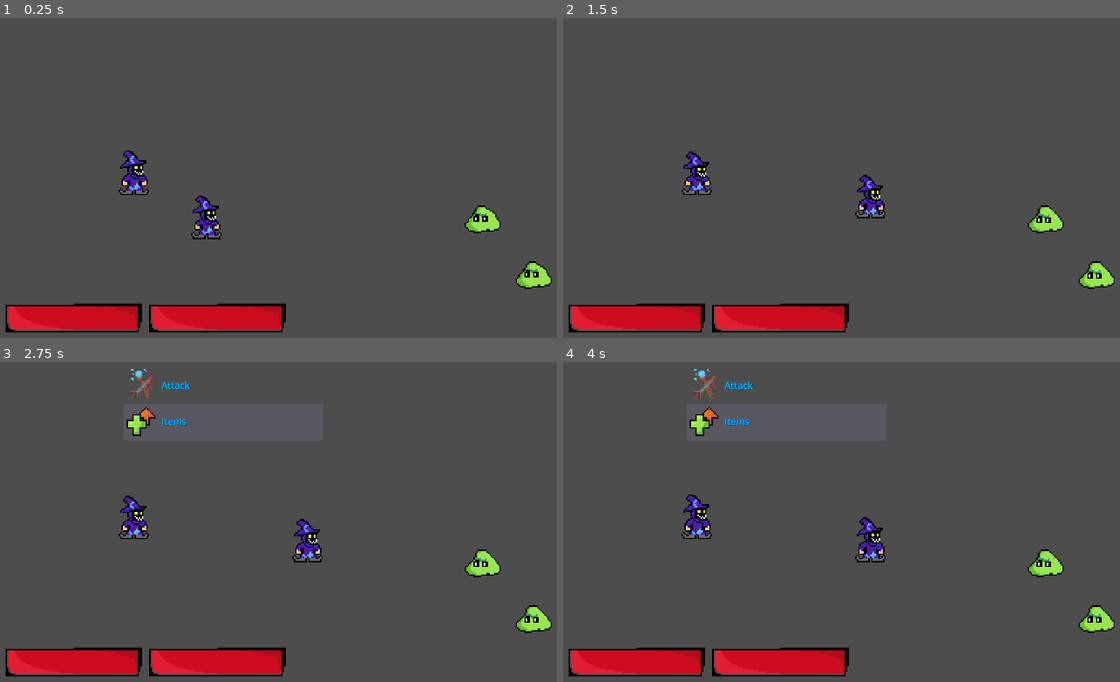
Above: before the commit, frames 1-4 (two rows, left to right).
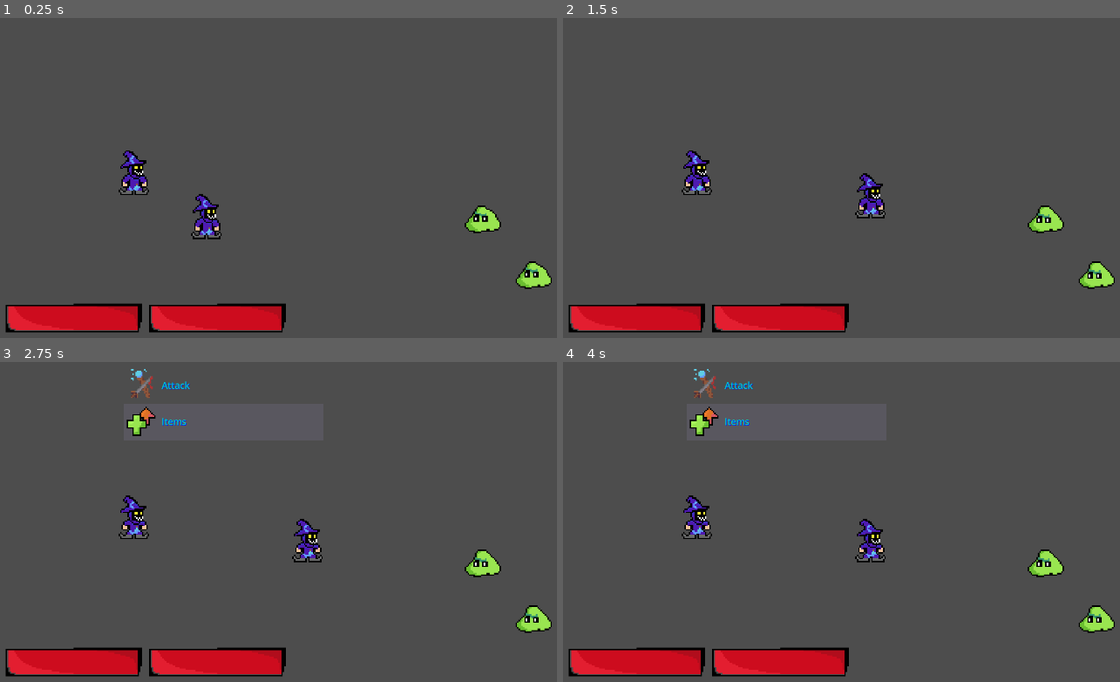
Above: after the commit, the same moments.

Repository: itsAlemao/Turn-based-game
Game: Godot game, scene res://scenes/game.tscn
Two runs of this game, one before a commit and one after it. Both use one fixed random seed, a clock stepped at 60 frames per second and the inputs below.
Inputs:
- Up to frame 1 (0.25 s): no input
- Up to frame 2 (1.5 s): tap Enter (menu_enter) at 0.5 s; hold Up (menu_up) 0.53-1.28 s; hold Left (menu_back) from 1.28 s (still down)
- Up to frame 3 (2.75 s): release Left (menu_back) at 2.03 s; hold Up (menu_up) from 2.03 s (still down)
- Up to frame 4 (4 s): release Up (menu_up) at 3.53 s; hold Left (menu_back) from 3.53 s (still down)

The runs differ from the first frame. In frame 1, 0.3% of the frame differs, in the area x 21-40%, y 50-68%; in frame 2, 0.4%; in frame 3, 0.1%; in frame 4, 0.4%, in the area x 21-58%, y 41-62%.

Commit message:
animation tree and logic added

Diff:
--- a/scenes/game.tscn
+++ b/scenes/game.tscn
@@ -6,7 +6,6 @@
 [ext_resource type="Texture2D" uid="uid://b7j6vx6rimb2u" path="res://assets/sprites/backgroundPlains.png" id="2_p57ef"]
 [ext_resource type="PackedScene" uid="uid://dakj23hmickya" path="res://scenes/slime.tscn" id="4_iywne"]
 [ext_resource type="Resource" uid="uid://ojiijbw5dq6d" path="res://resources/enemies/slime.tres" id="4_p57ef"]
-[ext_resource type="Resource" uid="uid://ff5e88i702fq" path="res://resources/players/Player2.tres" id="5_u5sy4"]
 
 [node name="Fight" type="Node2D"]
 script = ExtResource("1_yqjtg")
@@ -31,8 +30,6 @@
 [node name="Player2" parent="Characters/Players" instance=ExtResource("1_uwrxv")]
 position = Vector2(-320, 68)
 scale = Vector2(4, 4)
-frame_progress = 0.0
-_player = ExtResource("5_u5sy4")
 
 [node name="Enemies" type="Node" parent="Characters"]
 
--- a/scenes/player.tscn
+++ b/scenes/player.tscn
@@ -1,16 +1,13 @@
-[gd_scene load_steps=9 format=3 uid="uid://6timmj68hnxr"]
+[gd_scene load_steps=21 format=3 uid="uid://6timmj68hnxr"]
 
 [ext_resource type="Texture2D" uid="uid://qgae6fh21jft" path="res://assets/sprites/pg walking.png" id="1_4flbx"]
 [ext_resource type="Script" uid="uid://duqux6jf37gol" path="res://scripts/models/player.gd" id="1_g2els"]
 [ext_resource type="Resource" uid="uid://li73vb8hor3o" path="res://resources/players/Player1.tres" id="3_qhqgy"]
+[ext_resource type="Texture2D" uid="uid://dbkfypivecd4h" path="res://assets/sprites/pgAnimationsGrid.png" id="4_dqkch"]
 
 [sub_resource type="AtlasTexture" id="AtlasTexture_g2els"]
 atlas = ExtResource("1_4flbx")
 region = Rect2(0, 0, 32, 32)
-
-[sub_resource type="AtlasTexture" id="AtlasTexture_qhqgy"]
-atlas = ExtResource("1_4flbx")
-region = Rect2(32, 0, 32, 32)
 
 [sub_resource type="AtlasTexture" id="AtlasTexture_dqkch"]
 atlas = ExtResource("1_4flbx")
@@ -20,6 +17,14 @@
 atlas = ExtResource("1_4flbx")
 region = Rect2(96, 0, 32, 32)
 
+[sub_resource type="AtlasTexture" id="AtlasTexture_qhqgy"]
+atlas = ExtResource("1_4flbx")
+region = Rect2(32, 0, 32, 32)
+
+[sub_resource type="AtlasTexture" id="AtlasTexture_tuyoq"]
+atlas = ExtResource("4_dqkch")
+region = Rect2(0, 64, 32, 32)
+
 [sub_resource type="SpriteFrames" id="SpriteFrames_g2els"]
 animations = [{
 "frames": [{
@@ -27,24 +32,163 @@
 "texture": SubResource("AtlasTexture_g2els")
 }, {
 "duration": 1.0,
-"texture": SubResource("AtlasTexture_qhqgy")
-}, {
-"duration": 1.0,
 "texture": SubResource("AtlasTexture_dqkch")
 }, {
 "duration": 1.0,
 "texture": SubResource("AtlasTexture_qlg0r")
+}, {
+"duration": 1.0,
+"texture": SubResource("AtlasTexture_qhqgy")
 }],
 "loop": true,
 "name": &"Idle",
 "speed": 7.0
+}, {
+"frames": [{
+"duration": 1.0,
+"texture": SubResource("AtlasTexture_tuyoq")
+}],
+"loop": true,
+"name": &"anim2",
+"speed": 5.0
 }]
 
-[node name="Player" type="AnimatedSprite2D" groups=["players"]]
-sprite_frames = SubResource("SpriteFrames_g2els")
+[sub_resource type="Animation" id="Animation_fjrip"]
+resource_name = "Idle"
+length = 0.4
+loop_mode = 1
+tracks/0/type = "value"
+tracks/0/imported = false
+tracks/0/enabled = true
+tracks/0/path = NodePath("Player:frame")
+tracks/0/interp = 1
+tracks/0/loop_wrap = true
+tracks/0/keys = {
+"times": PackedFloat32Array(0, 0.1, 0.2, 0.3),
+"transitions": PackedFloat32Array(1, 1, 1, 1),
+"update": 1,
+"values": [0, 1, 2, 3]
+}
+tracks/1/type = "value"
+tracks/1/imported = false
+tracks/1/enabled = true
+tracks/1/path = NodePath("Player:animation")
+tracks/1/interp = 1
+tracks/1/loop_wrap = true
+tracks/1/keys = {
+"times": PackedFloat32Array(0),
+"transitions": PackedFloat32Array(1),
+"update": 1,
+"values": [&"Idle"]
+}
+
+[sub_resource type="Animation" id="Animation_smehm"]
+length = 0.001
+tracks/0/type = "value"
+tracks/0/imported = false
+tracks/0/enabled = true
+tracks/0/path = NodePath("Player:frame")
+tracks/0/interp = 1
+tracks/0/loop_wrap = true
+tracks/0/keys = {
+"times": PackedFloat32Array(0),
+"transitions": PackedFloat32Array(1),
+"update": 1,
+"values": [0]
+}
+tracks/1/type = "value"
+tracks/1/imported = false
+tracks/1/enabled = true
+tracks/1/path = NodePath("Player:animation")
+tracks/1/interp = 1
+tracks/1/loop_wrap = true
+tracks/1/keys = {
+"times": PackedFloat32Array(0),
+"transitions": PackedFloat32Array(1),
+"update": 1,
+"values": [&"Idle"]
+}
+
+[sub_resource type="Animation" id="Animation_dqkch"]
+resource_name = "anim2"
+length = 0.4
+loop_mode = 1
+tracks/0/type = "value"
+tracks/0/imported = false
+tracks/0/enabled = true
+tracks/0/path = NodePath("Player:frame")
+tracks/0/interp = 1
+tracks/0/loop_wrap = true
+tracks/0/keys = {
+"times": PackedFloat32Array(0),
+"transitions": PackedFloat32Array(1),
+"update": 1,
+"values": [0]
+}
+tracks/1/type = "value"
+tracks/1/imported = false
+tracks/1/enabled = true
+tracks/1/path = NodePath("Player:animation")
+tracks/1/interp = 1
+tracks/1/loop_wrap = true
+tracks/1/keys = {
+"times": PackedFloat32Array(0),
+"transitions": PackedFloat32Array(1),
+"update": 1,
+"values": [&"anim2"]
+}
+
+[sub_resource type="AnimationLibrary" id="AnimationLibrary_ur7pv"]
+_data = {
+&"Idle": SubResource("Animation_fjrip"),
+&"RESET": SubResource("Animation_smehm"),
+&"anim2": SubResource("Animation_dqkch")
+}
+
+[sub_resource type="AnimationNodeAnimation" id="AnimationNodeAnimation_dqkch"]
 animation = &"Idle"
-autoplay = "Idle"
-frame = 3
-frame_progress = 0.6704118
+
+[sub_resource type="AnimationNodeAnimation" id="AnimationNodeAnimation_qlg0r"]
+animation = &"anim2"
+
+[sub_resource type="AnimationNodeStateMachineTransition" id="AnimationNodeStateMachineTransition_tuyoq"]
+advance_mode = 2
+
+[sub_resource type="AnimationNodeStateMachineTransition" id="AnimationNodeStateMachineTransition_fjrip"]
+advance_mode = 2
+advance_expression = "attacking"
+
+[sub_resource type="AnimationNodeStateMachineTransition" id="AnimationNodeStateMachineTransition_smehm"]
+advance_mode = 2
+advance_expression = "!attacking || true"
+
+[sub_resource type="AnimationNodeStateMachine" id="AnimationNodeStateMachine_3v2ag"]
+states/End/position = Vector2(875, 122)
+states/Idle/node = SubResource("AnimationNodeAnimation_dqkch")
+states/Idle/position = Vector2(341.9553, 122)
+states/Start/position = Vector2(188, 122)
+states/other/node = SubResource("AnimationNodeAnimation_qlg0r")
+states/other/position = Vector2(552.9553, 122)
+transitions = ["Start", "Idle", SubResource("AnimationNodeStateMachineTransition_tuyoq"), "Idle", "other", SubResource("AnimationNodeStateMachineTransition_fjrip"), "other", "Idle", SubResource("AnimationNodeStateMachineTransition_smehm")]
+graph_offset = Vector2(-218.04471, -18)
+
+[node name="Node2D" type="Node2D"]
 script = ExtResource("1_g2els")
 _player = ExtResource("3_qhqgy")
+
+[node name="Player" type="AnimatedSprite2D" parent="." groups=["players"]]
+sprite_frames = SubResource("SpriteFrames_g2els")
+animation = &"anim2"
+frame_progress = 0.28755572
+
+[node name="AnimationPlayer" type="AnimationPlayer" parent="."]
+active = false
+libraries = {
+&"": SubResource("AnimationLibrary_ur7pv")
+}
+autoplay = "Idle"
+
+[node name="AnimationTree" type="AnimationTree" parent="."]
+active = false
+tree_root = SubResource("AnimationNodeStateMachine_3v2ag")
+anim_player = NodePath("../AnimationPlayer")
--- a/scenes/slime.tscn
+++ b/scenes/slime.tscn
@@ -32,9 +32,11 @@
 "speed": 7.0
 }]
 
-[node name="Slime" type="AnimatedSprite2D" groups=["enemies"]]
+[node name="Node2D" type="Node2D"]
+script = ExtResource("2_p2gj0")
+
+[node name="Slime" type="AnimatedSprite2D" parent="." groups=["enemies"]]
 sprite_frames = SubResource("SpriteFrames_ighys")
 animation = &"Idle"
 autoplay = "Idle"
 frame_progress = 0.4050188
-script = ExtResource("2_p2gj0")
--- a/scripts/game.gd
+++ b/scripts/game.gd
@@ -92,9 +92,6 @@
 # Moves the selection of the target up and down, can be used for players and enemies
 func _change_target(dir: Direction):
 	var direction: int = 1 if dir == Direction.DOWN else -1
-
-
-
 	var arr = e_pos if cur_character is PlayerNode else p_pos
 	var idx: int = target.spacial_idx
 	var next_target: ChPos
@@ -209,6 +206,10 @@
 
 # fires the chosen attack from the current character to the target, then assigns the fields to null
 func _fire() -> void:
+
+	if player_attack != null:
+		(cur_character as PlayerNode).change_animation(player_attack.attack.Name)
+
 	var dmg: int = player_attack.attack.Damage if player_attack != null else enemy_attack.Damage
 	target.ch.characterResource().stats().CurHealth -= dmg
 
--- a/scripts/models/CharacterNode.gd
+++ b/scripts/models/CharacterNode.gd
@@ -1,12 +1,5 @@
 @abstract class_name CharacterNode
-extends AnimatedSprite2D
+extends Node2D
 
 ## Gets the character resource
 @abstract func characterResource() -> Character
-
-@abstract func set_selected() -> void
-@abstract func set_default() -> void
-
-func set_sel() -> void:
-	#self.add_child()
-	pass
--- a/scripts/models/player.gd
+++ b/scripts/models/player.gd
@@ -1,13 +1,38 @@
 extends CharacterNode
 class_name PlayerNode
 
+@onready var _animation_player: AnimationPlayer = $AnimationPlayer
+@onready var _animated_sprite: AnimatedSprite2D = $Player
+@onready var _animation_tree: AnimationTree = $AnimationTree
+
+## The player resource
 @export var _player: Player
+
+var attacking: bool = true
 
 func characterResource() -> Character:
 	return _player
 
-func set_default() -> void:
-	pass
+func _ready() -> void:
+	_animation_tree.active = true
+	# _animation_player.current_animation = "Idle"
 
-func set_selected() -> void:
-	pass
+	# var global_library = _animation_player.get_animation_library("")
+	# for a: PlayerAnimatedAttack in characterResource().attacks():
+	# 	var anim = Utils.create_animation(a.characterAnimation, "default")
+	# 	global_library.add_animation(a.attack.Name, anim)
+	# var anim: Animation = create_animation()
+
+	# for att: PlayerAnimatedAttack in _player.attacks():
+	# 	Animation.new()
+	# 	global_library.add_animation(att.attack.Name, att.characterAnimation)
+
+	get_tree().create_timer(3.0).timeout.connect(func():
+		attacking = false
+	)
+
+
+## Sets the new animation that will be played by the character
+func change_animation(anim_name: String) -> void:
+	print("looking for ", anim_name, ", i have: ", _animation_player.get_animation_library("").get_animation_list())
+	_animation_player.play("anim2")
--- a/scripts/models/slime.gd
+++ b/scripts/models/slime.gd
@@ -6,7 +6,6 @@
 func _ready() -> void:
 	characterResource().stats().health_changed.connect(_on_health_changed)
 
-@warning_ignore("unused_parameter")
 func _on_health_changed(new: int, old: int):
 	print(enemy, "Health has changed")
 
Binary file changed: assets/sprites/pgAnimationsGrid.png
Not shown: 1 places in scenes/game.tscn that only renumber resources
